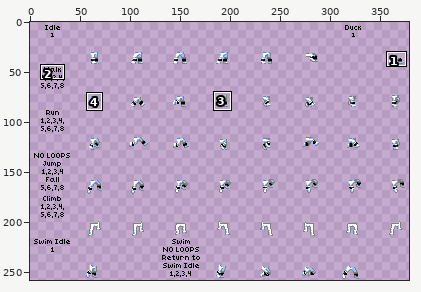
Sprite sheet: items/armors/Excalibur/pantsm.png. The picture above shows the old version from afar; the outline marks the close-up.
Close-up. Before the edit:
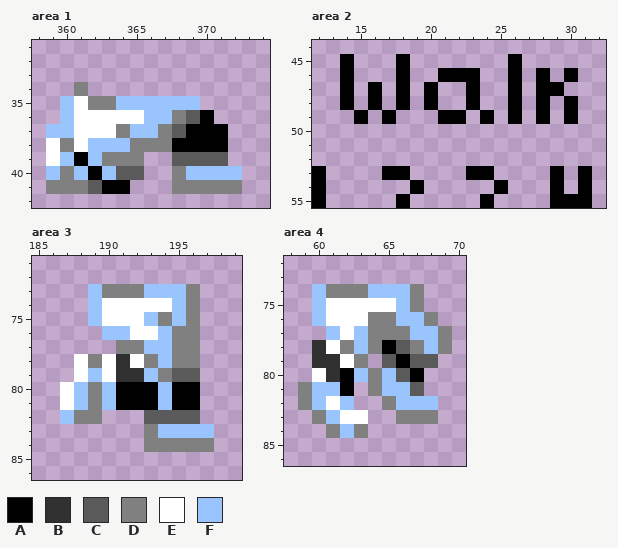
The file is 387x258 pixels. Shown: area 1: x 358..374, y 31..42; area 2: x 12..32, y 44..55; area 3: x 185..199, y 71..86; area 4: x 58..70, y 72..86. The wide view leaves out empty margins. The commit also changed other parts of the picture, which this record leaves out.
Palette (. is transparent): A #000000  B #303030  C #5a5a5a  D #808080  E #ffffff  F #9ac4fd
After:
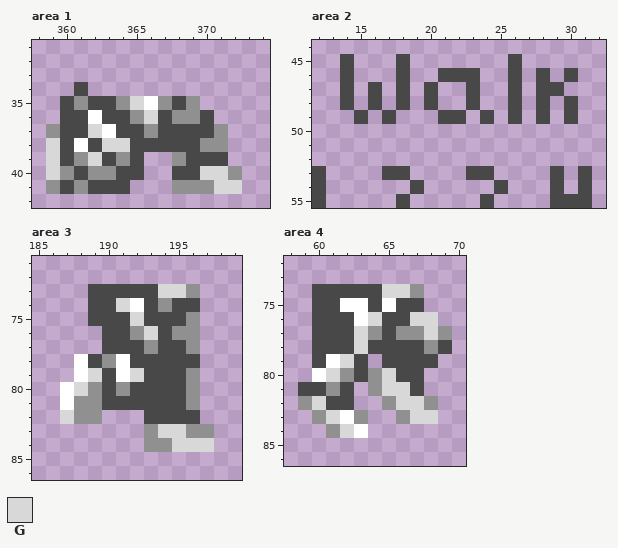
Colours new in this view: G #d8d8d8
Changes in this commit:
@@ palette @@
-A #000000
+A #484848
-D #808080
+D #909090
--- area 1
@@ x 358..374 @@
 33 .................
-34 ...D.............
-35 ..FEDDFFFFFF.....
-36 ..FEEEEEFFDCA....
-37 .FFEEEDFFDCAAA...
-38 .EDEFFFDDDAAAA...
-39 .EFAFDDD..CCCC...
-40 .FDFAFCC..DFFFF..
-41 .DDDCAA...DDDDD..
+34 ...A.............
+35 ..ADAADGEDAD.....
+36 ..AAEAADGADDA....
+37 .DAAGEAADAAAAD...
+38 .GAEAGGAAAAADD...
+39 .GADGADA..DAAA...
+40 .GDADDAA..AAGGD..
+41 .DADAAA...DDDGG..
 42 .................
--- area 3
@@ x 185..199 @@
 72 ...............
-73 ....FDDDFFFD...
-74 ....FEEEEEFD...
-75 ....FEEEFDFD...
-76 .....FFEEFDD...
-77 ......DDFFDD...
-78 ...EDEBEDFDD...
-79 ...EFEBBFDCC...
-80 ..EFDFAAAFAA...
-81 ..EFDFAAAFAA...
-82 ..FDD...CCCC...
-83 ........DFFFF..
-84 ........DDDDD..
+73 ....AAAAAGGD...
+74 ....AAGEADAA...
+75 ....AAAGAAAD...
+76 .....AADGADD...
+77 .....AAADAAD...
+78 ...EADEAAAAA...
+79 ...EGAEGAAAD...
+80 ..EGDADAAAAD...
+81 ..EDDAAAAAAD...
+82 ..GDD...AAAA...
+83 ........DGGDD..
+84 ........DDGGG..
 85 ...............
--- area 4
@@ x 58..70 @@
 73 .............
-74 ..FDDDFFFD...
-75 ..FEEEEEFD...
-76 ..FEEEDDFFD..
-77 ...FEFDDDFFD.
-78 ..BEDFDACDFD.
-79 ..BBED.CACC..
-80 ..EBAFDFCA...
-81 .DFFA.DFFC...
-82 .DFEF..DFFF..
-83 ..DFEE..DDD..
-84 ...DFD.......
+74 ..AAAAAGGD...
+75 ..AAEEAEAA...
+76 ..AAAEGAAGG..
+77 ..AAAGDADDGD.
+78 ..AAAGAAAADA.
+79 ..AEGA.AAAA..
+80 ..EGDADGAA...
+81 .AADA.DGGA...
+82 .DGAA..DGGD..
+83 ..DGED..DGG..
+84 ...DGE.......
 85 .............
Changed places in both close-ups, as pixel boxes (x1, y1, x2, y2):
changed: (46, 82, 242, 194)
changed: (340, 54, 578, 124)
changed: (312, 166, 592, 208)
changed: (60, 284, 214, 452)
changed: (298, 284, 452, 438)
